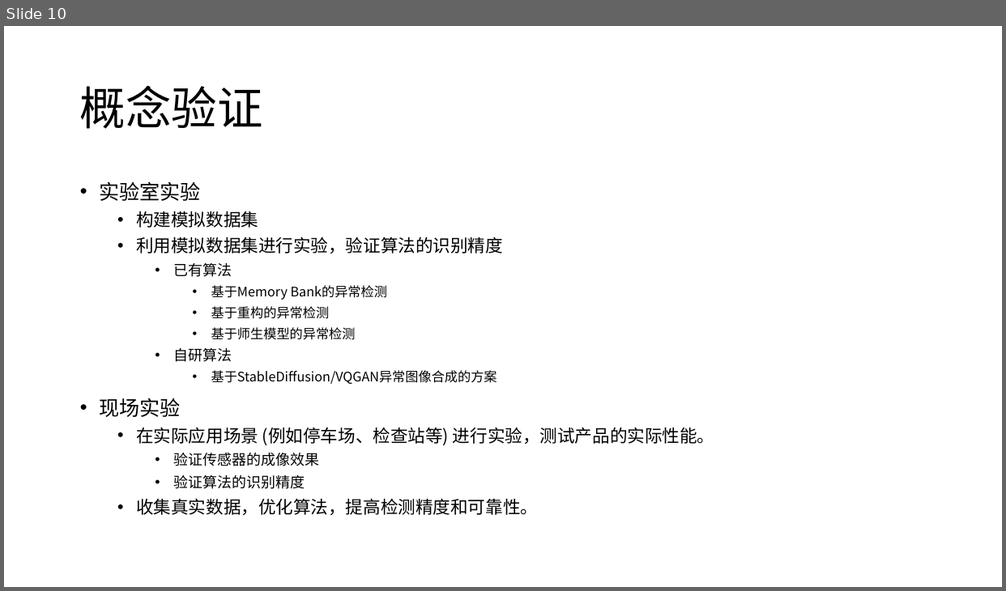
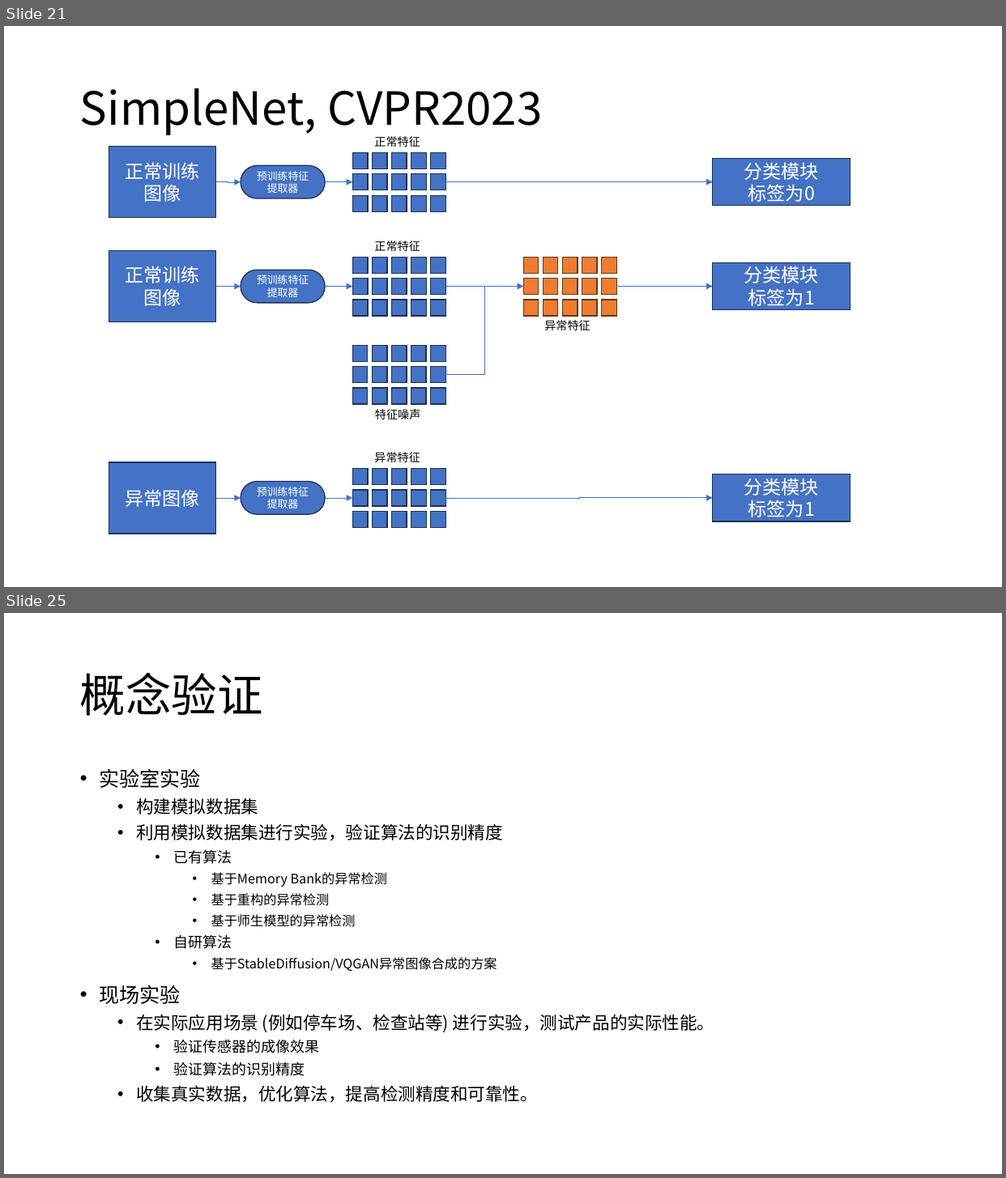
Before and after one commit to lizhenbang56/Papers, a slide deck: papers/车底检测/车底爆炸物检测装置产品立项报告.pptx. Shown one above the other, each under a label of ours: slide 10 before the commit, slides 21 and 25 after it; the slides between them are not shown. The pictures are 1006x591 and 1006x1178 pixels, drawn with LibreOffice and Linux fonts; fonts in the diff are those of the drawing. Boxes give left, top, right and bottom in pixels: in the first picture for what was removed or moved away, otherwise in the second. Text is boxed around its words. In the diff, an @@ line names an element or a change of style, - is before the commit and + after.

```diff
--- a/papers/车底检测/车底爆炸物检测装置产品立项报告.pptx
+++ b/papers/车底检测/车底爆炸物检测装置产品立项报告.pptx
@@ slide 21 added at bbox=[4, 26, 1002, 587], background #FFFFFF @@
@@ title added at bbox=[80, 88, 542, 137], 44 pt, text #000000 @@
+SimpleNet, CVPR2023
@@ rectangle added at bbox=[108, 147, 216, 218], fill #4472C4, outline #1E3256 1 pt, 18 pt, text #FFFFFF @@
+正常训练图像
@@ text added at bbox=[374, 136, 420, 147], 11 pt, text #000000 @@
+正常特征
@@ rounded rectangle added at bbox=[241, 166, 325, 199], fill #4472C4, outline #1E3256 1 pt, 10 pt, text #FFFFFF @@
+预训练特征提取器
@@ rectangle added at bbox=[713, 159, 850, 206], fill #4472C4, outline #1E3256 1 pt, 18 pt, text #FFFFFF @@
+分类模块
+标签为0
@@ elbow arrow added from (216, 182) to (241, 182), #4472C4 0.5 pt @@
@@ arrow added from (325, 182) to (353, 182), #4472C4 0.5 pt @@
@@ group added at bbox=[353, 152, 445, 211]: 15 rectangles @@
@@ elbow arrow added from (445, 182) to (713, 182), #4472C4 0.5 pt @@
@@ text added at bbox=[374, 241, 420, 251], 11 pt, text #000000 @@
+正常特征
@@ rectangle added at bbox=[108, 250, 216, 322], fill #4472C4, outline #1E3256 1 pt, 18 pt, text #FFFFFF @@
+正常训练图像
@@ rectangle added at bbox=[713, 263, 850, 310], fill #4472C4, outline #1E3256 1 pt, 18 pt, text #FFFFFF @@
+分类模块
+标签为1
@@ elbow arrow added from (216, 287) to (241, 287), #4472C4 0.5 pt @@
@@ rounded rectangle added at bbox=[241, 270, 325, 303], fill #4472C4, outline #1E3256 1 pt, 10 pt, text #FFFFFF @@
+预训练特征提取器
@@ arrow added from (325, 287) to (353, 287), #4472C4 0.5 pt @@
@@ elbow arrow added from (445, 287) to (523, 287), #4472C4 0.5 pt @@
@@ elbow arrow added from (445, 375) to (523, 287), #4472C4 0.5 pt @@
@@ elbow arrow added from (616, 287) to (713, 287), #4472C4 0.5 pt @@
@@ group added at bbox=[353, 258, 445, 317]: 15 rectangles @@
@@ group added at bbox=[523, 258, 616, 317]: 15 rectangles @@
@@ text added at bbox=[544, 320, 590, 331], 11 pt, text #000000 @@
+异常特征
@@ group added at bbox=[353, 346, 445, 405]: 15 rectangles @@
@@ text added at bbox=[375, 409, 421, 420], 11 pt, text #000000 @@
+特征噪声
@@ rectangle added at bbox=[108, 463, 216, 534], fill #4472C4, outline #1E3256 1 pt, 18 pt, text #FFFFFF @@
+异常图像
@@ text added at bbox=[374, 452, 420, 463], 11 pt, text #000000 @@
+异常特征
@@ rounded rectangle added at bbox=[241, 482, 325, 515], fill #4472C4, outline #1E3256 1 pt, 10 pt, text #FFFFFF @@
+预训练特征提取器
@@ rectangle added at bbox=[713, 475, 850, 522], fill #4472C4, outline #1E3256 1 pt, 18 pt, text #FFFFFF @@
+分类模块
+标签为1
@@ elbow arrow added from (216, 498) to (241, 498), #4472C4 0.5 pt @@
@@ arrow added from (325, 498) to (353, 498), #4472C4 0.5 pt @@
@@ elbow arrow added from (445, 498) to (713, 498), #4472C4 0.5 pt @@
@@ group added at bbox=[353, 468, 445, 528]: 15 rectangles @@
@@ what was slide 10 is now slide 25 @@
```
Also in this commit, not shown: 16 other slides added, 37 other files.
